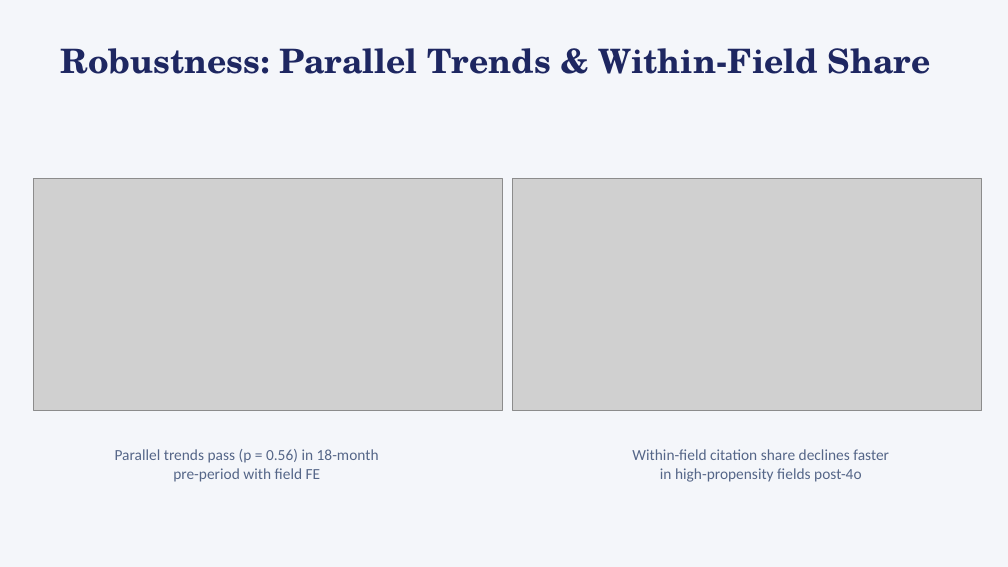
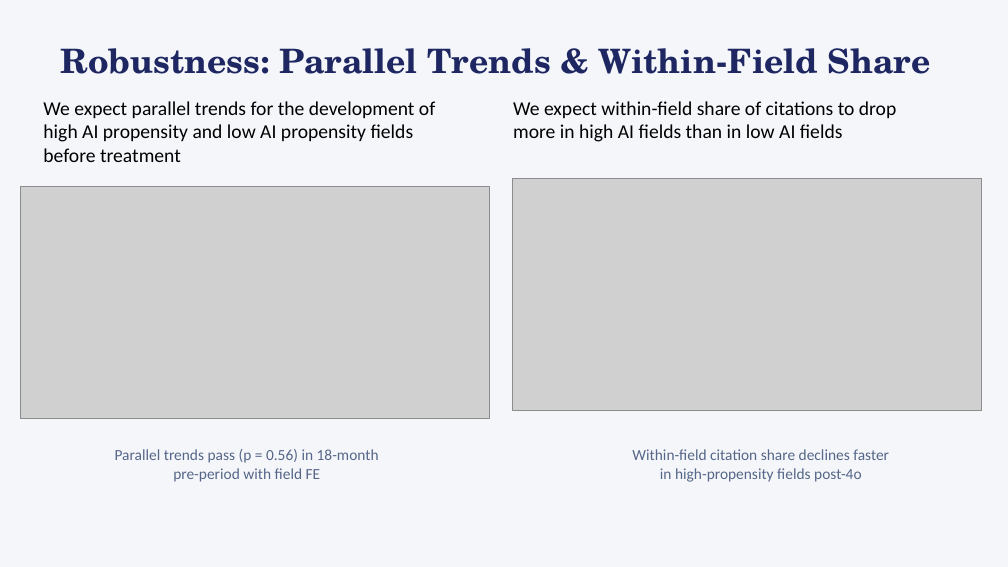
Before and after one commit to bheim/aig_final_project, a slide deck: slide 12 of presentation.pptx (slide 6 before the commit). Drawn at 1008x567 pixels with LibreOffice and Linux fonts; fonts in the diff are those of the drawing; grey boxes stand for pictures. Boxes give left, top, right and bottom in pixels: in the first picture for what was removed or moved away, otherwise in the second. Text is boxed around its words. In the diff, an @@ line names an element or a change of style, - is before the commit and + after.

```diff
--- a/presentation.pptx
+++ b/presentation.pptx
@@ text added at (43,101,435,162), 14 pt, text #000000 @@
+We expect parallel trends for the development of high AI propensity and low AI propensity fields before treatment
@@ text added at (513,101,896,142), 14 pt, text #000000 @@
+We expect within-field share of citations to drop more in high AI fields than in low AI fields
@@ picture: place and size @@
-picture at (33,178,502,410)
+picture at (20,186,489,418)
```
Also in this commit, not shown: 5 other slides changed, 11 slides added, 2 other files.
